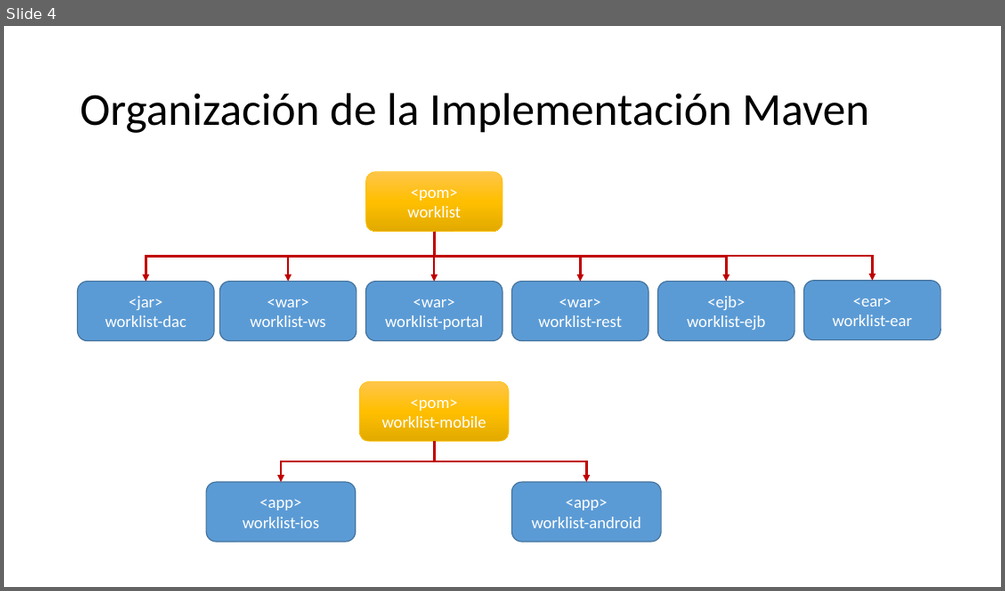
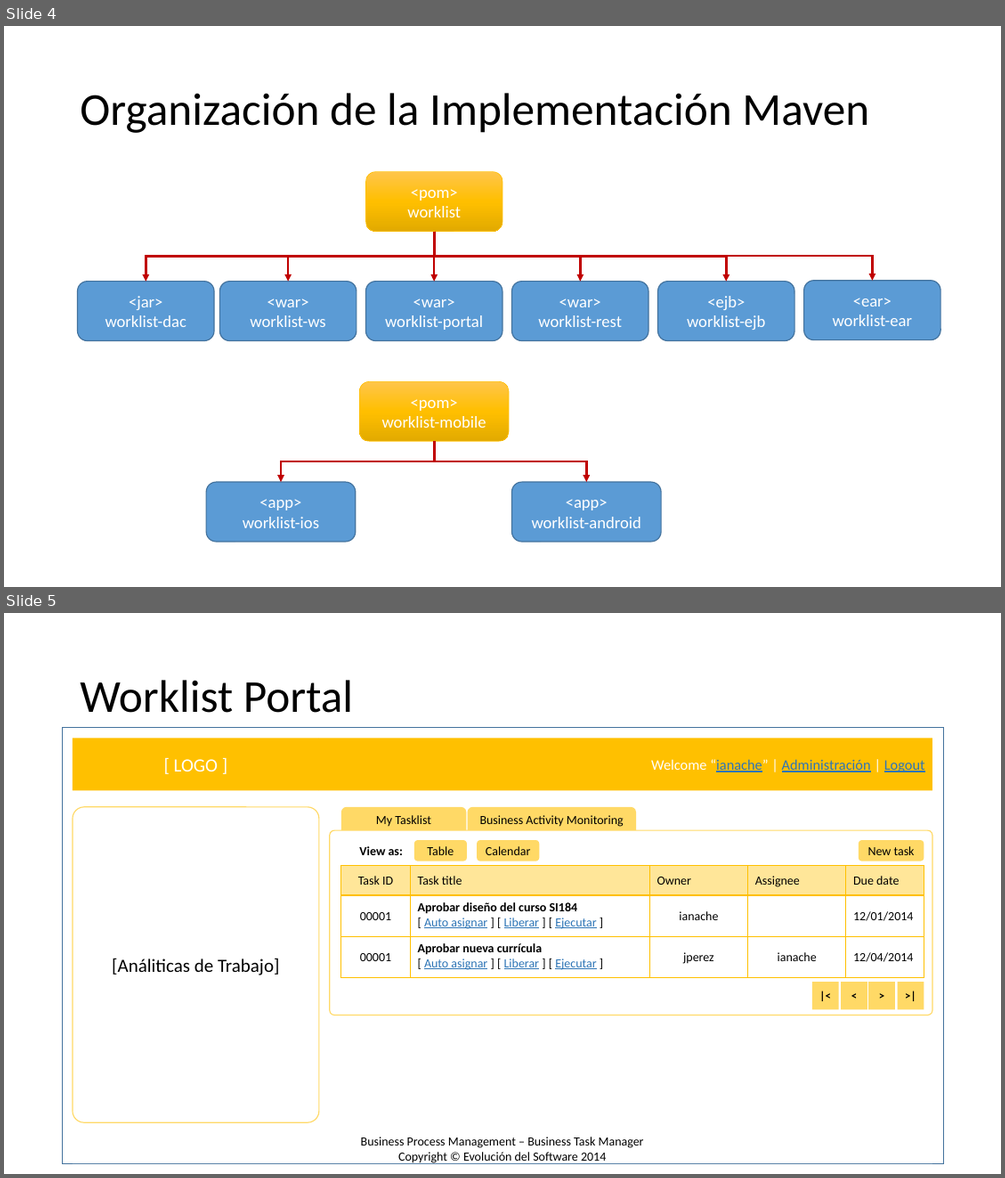
Before and after one commit to upcevo201402/bpm-btm, a slide deck: Diseno/Concepto_Arquitectura.pptx. Shown one above the other, each under a label of ours: slide 4 before the commit, slides 4 and 5 after it. The pictures are 1005x591 and 1005x1178 pixels, drawn with LibreOffice and Linux fonts; fonts in the diff are those of the drawing. Boxes give left, top, right and bottom in pixels: in the first picture for what was removed or moved away, otherwise in the second. Text is boxed around its words. In the diff, an @@ line names an element or a change of style, - is before the commit and + after.

Commit message:
Prototipado del portal de tareas

```diff
--- a/Diseno/Concepto_Arquitectura.pptx
+++ b/Diseno/Concepto_Arquitectura.pptx
@@ slide 5 added at <box>4,613,1001,1174</box>, background #FFFFFF @@
@@ title added at <box>80,680,353,713</box>, 44 pt, text #000000 @@
+Worklist Portal
@@ rectangle added at <box>63,728,943,1163</box>, fill #FFFFFF, outline #43739E 1 pt @@
@@ rectangle added at <box>73,738,320,790</box>, fill #FFC000, 18 pt, text #FFFFFF @@
+[ LOGO ]
@@ rectangle added at <box>319,738,932,790</box>, fill #FFC000, 14 pt, text #2E75B6, underline @@
+Welcome “ianache” | Administración | Logout
@@ rounded rectangle added at <box>73,807,320,1122</box>, outline #FFD966 1 pt, 18 pt, text #000000 @@
+[Análiticas de Trabajo]
@@ rounded rectangle added at <box>341,807,466,836</box>, fill #FFD966, 12 pt, text #000000 @@
+My Tasklist
@@ rounded rectangle added at <box>468,807,637,836</box>, fill #FFD966, 12 pt, text #000000 @@
+Business Activity Monitoring
@@ rounded rectangle added at <box>329,831,932,1015</box>, fill #FFFFFF, outline #FFD966 1 pt @@
@@ rectangle added at <box>341,840,410,861</box>, fill #FFFFFF, 12 pt, text #000000, bold @@
+View as:
@@ rounded rectangle added at <box>414,840,467,861</box>, fill #FFD966, 12 pt, text #000000 @@
+Table
@@ rounded rectangle added at <box>477,840,540,861</box>, fill #FFD966, 12 pt, text #000000 @@
+Calendar
@@ rounded rectangle added at <box>858,840,924,861</box>, fill #FFD966, 12 pt, text #000000 @@
+New task
@@ rectangle added at <box>341,866,410,895</box>, fill #FFE699, outline #FFC000 1 pt, 12 pt, text #000000 @@
+Task ID
@@ rectangle added at <box>410,866,649,895</box>, fill #FFE699, outline #FFC000 1 pt, 12 pt, text #000000 @@
+Task title
@@ rectangle added at <box>650,866,748,895</box>, fill #FFE699, outline #FFC000 1 pt, 12 pt, text #000000 @@
+Owner
@@ rectangle added at <box>748,866,846,895</box>, fill #FFE699, outline #FFC000 1 pt, 12 pt, text #000000 @@
+Assignee
@@ rectangle added at <box>846,866,923,895</box>, fill #FFE699, outline #FFC000 1 pt, 12 pt, text #000000 @@
+Due date
@@ group added at <box>341,896,923,937</box>: 5 rectangles @@
+00001
+Aprobar diseño del curso SI184
+[ Auto asignar ] [ Liberar ] [ Ejecutar ]
+ianache
+12/01/2014
@@ group added at <box>341,936,923,977</box>: 5 rectangles @@
+00001
+Aprobar nueva currícula
+[ Auto asignar ] [ Liberar ] [ Ejecutar ]
+jperez
+ianache
+12/04/2014
@@ group added at <box>812,981,923,1009</box>: 4 rectangles @@
+|<
+<
+>
+>|
@@ text added at <box>361,1136,644,1164</box>, 12 pt, text #000000 @@
+Business Process Management – Business Task Manager
+Copyright © Evolución del Software 2014
```
